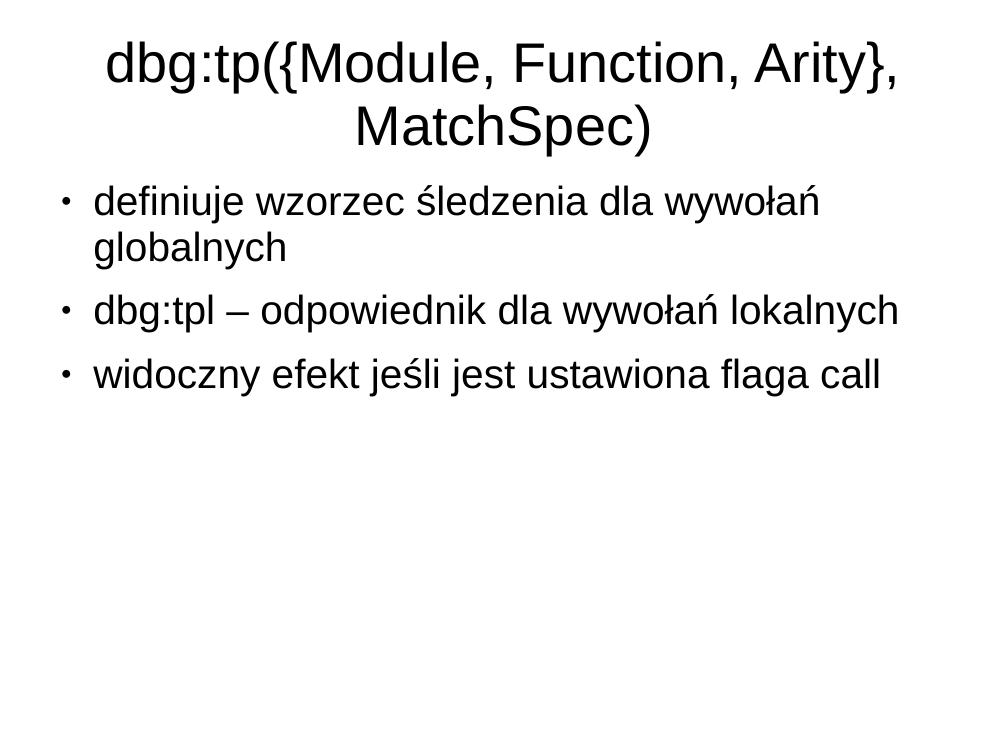
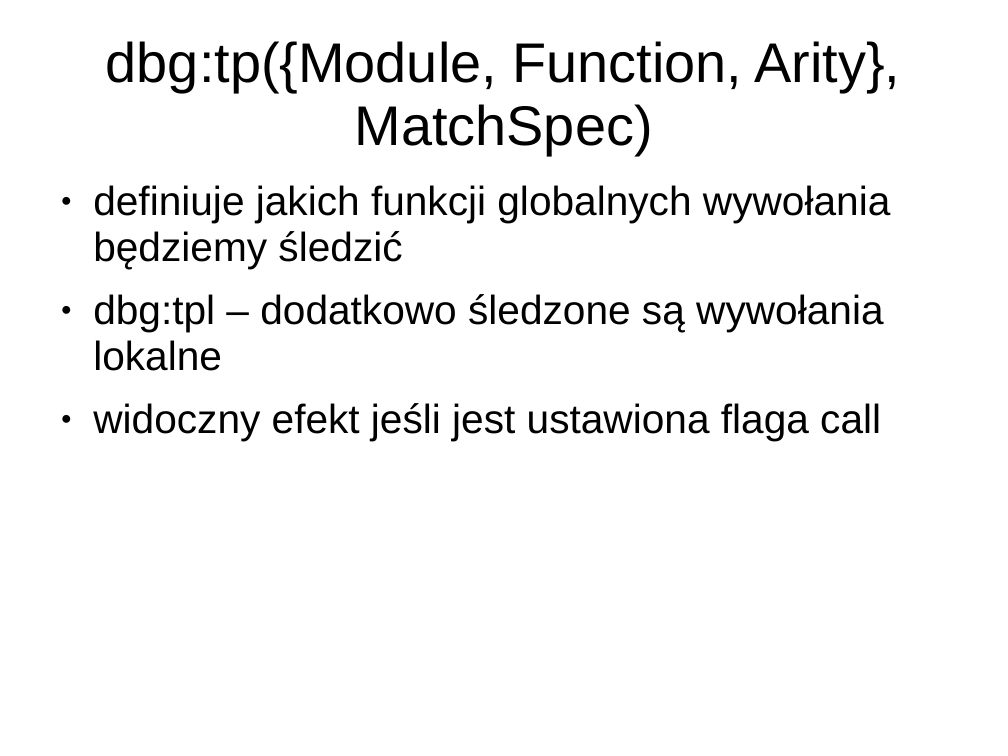
Before and after one commit to matkoniecz/erlang_dbg, a slide deck: slide 8 of Prezentacja.ppt. Drawn at 1008x756 pixels with LibreOffice and Linux fonts; fonts in the diff are those of the drawing; background and template pictures are left out. Boxes give left, top, right and bottom in pixels: in the first picture for what was removed or moved away, otherwise in the second. Text is boxed around its words. In the diff, an @@ line names an element or a change of style, - is before the commit and + after.

```diff
--- a/Prezentacja.ppt
+++ b/Prezentacja.ppt
@@ text at [93, 185, 890, 371]: text changed @@
-● definiuje wzorzec śledzenia dla wywołań globalnych
-● dbg:tpl – odpowiednik dla wywołań lokalnych
+● definiuje jakich funkcji globalnych wywołania będziemy śledzić
+● dbg:tpl – dodatkowo śledzone są wywołania lokalne
```
Also in this commit, not shown: 1 other slide changed.
